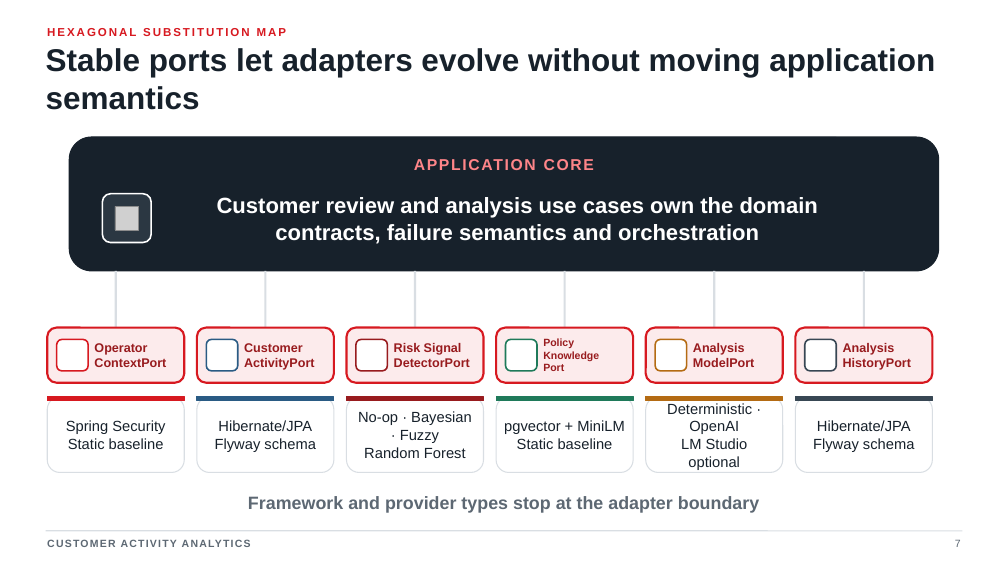
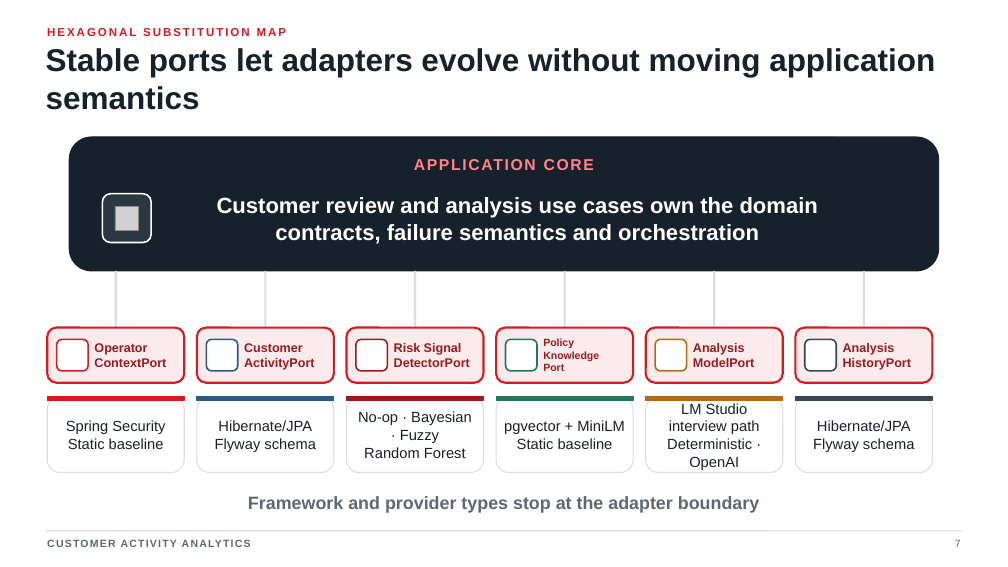
Before and after one commit to jdoe-dev-159753/specgraph-reference-app, a slide deck: slide 7 of docs/presentation/output/Customer_Activity_Analytics_final.pptx. Drawn at 1008x567 pixels with LibreOffice and Linux fonts; fonts in the diff are those of the drawing; grey boxes stand for pictures; background and template pictures are left out. Boxes give left, top, right and bottom in pixels: in the first picture for what was removed or moved away, otherwise in the second. Text is boxed around its words. In the diff, an @@ line names an element or a change of style, - is before the commit and + after.

```diff
--- a/docs/presentation/output/Customer_Activity_Analytics_final.pptx
+++ b/docs/presentation/output/Customer_Activity_Analytics_final.pptx
@@ text at [669, 403, 760, 434]: paragraph added @@
+LM Studio interview path
@@ text at [681, 438, 748, 470]: paragraph removed @@
-LM Studio optional
```
Also in this commit, not shown: 6 other slides changed, 3 other files.
